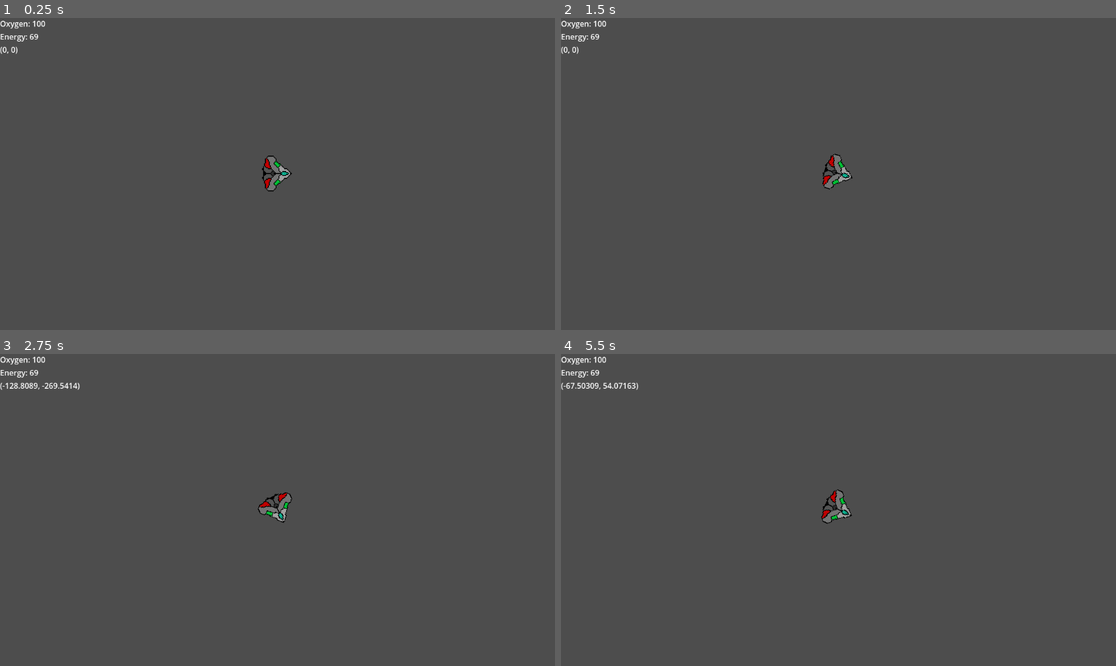
Above: before the commit, frames 1-4 (two rows, left to right).
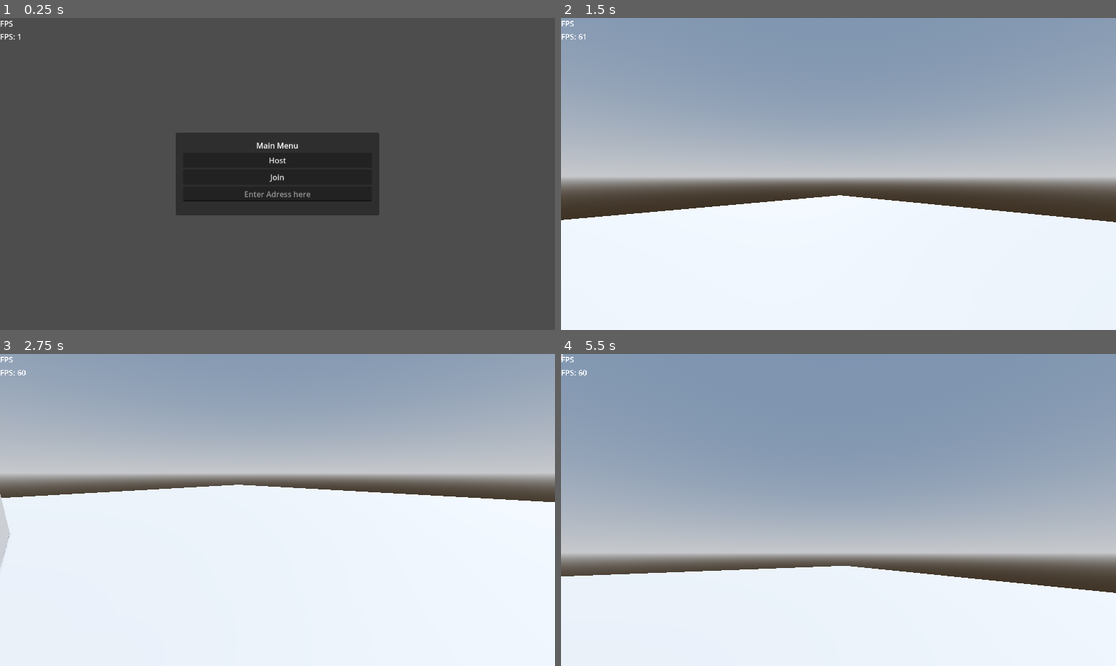
Above: after the commit, the same moments.

Repository: CapybaraIsSwagDev/EndIsNear
Game: Godot game, scene res://Scenes/World.tscn
Same seed, same stepped clock (60 frames per second), same inputs: the game is played once before the commit and once after it. Before the commit the project starts from res://World.tscn.
Inputs (mouse positions are in pixels of both pictures, inside the frame that each line leads up to):
- Up to frame 1 (0.25 s): no input
- Up to frame 2 (1.5 s): click (838, 161) at 0.5 s, where only the run after the commit has a clickable "Host"; tap Enter at 1.25 s; move the mouse to (960, 158) at 1.27 s; hold D (right) from 1.28 s (still down); tap Space (space, bound only after the commit) at 1.35 s
- Up to frame 3 (2.75 s): move the mouse to (166, 525) at 2.02 s; release D (right) at 2.03 s; hold S (down) from 2.03 s (still down); tap Space (space, bound only after the commit) at 2.1 s
- Up to frame 4 (5.5 s): move the mouse to (894, 441) at 2.77 s; release S (down) at 2.78 s; hold D (right) 2.78-3.53 s; tap Space (space, bound only after the commit) every 0.75 s from 2.85 to 5.1 s; move the mouse to (810, 572) at 3.52 s; hold W (up) 3.53-4.28 s; move the mouse to (1005, 556) at 4.27 s; hold A (left) from 4.28 s (still down); move the mouse to (672, 463) at 5.02 s

The runs differ from the first frame. In frame 1, 9.8% of the frame differs, in the area x 0-69%, y 0-64%; in frame 2, 97%; in frame 3, 98%, in the area x 0-100%, y 0-100%; in frame 4, 97%.

Commit message:
update

Diff:
--- a/Hud.gd
+++ /dev/null
@@ -1,27 +0,0 @@
-extends CanvasLayer
-class_name ui
-
-@onready var oxygen_label = $VBoxContainer/OxygenLabel
-@onready var energy_label = $VBoxContainer/EnergyLabel
-@onready var debug = $VBoxContainer/debug
-
-
-
-
-# Called when the node enters the scene tree for the first time.
-func _ready():
-	pass
-
-# Called every frame. 'delta' is the elapsed time since the previous frame.
-func _process(delta):
-	pass
-
-# Updates Labels like Oxygen and Energy
-func _update_labels(Oxygen,Energy,speed):
-	oxygen_label.text = "Oxygen: " + str(Oxygen)
-	energy_label.text = "Energy: " + str(Energy)
-	debug.text = str(speed)
-
-
-func _on_body_update_stats(Oxygen, Energy,speed):
-	_update_labels(Oxygen,Energy,speed)
--- a/Hud.tscn
+++ /dev/null
@@ -1,22 +0,0 @@
-[gd_scene load_steps=2 format=3 uid="uid://5nsootdrqjnb"]
-
-[ext_resource type="Script" path="res://Hud.gd" id="1_qybmk"]
-
-[node name="CanvasLayer" type="CanvasLayer"]
-script = ExtResource("1_qybmk")
-
-[node name="VBoxContainer" type="VBoxContainer" parent="."]
-offset_right = 40.0
-offset_bottom = 40.0
-
-[node name="OxygenLabel" type="Label" parent="VBoxContainer"]
-layout_mode = 2
-text = "Oxygen"
-
-[node name="EnergyLabel" type="Label" parent="VBoxContainer"]
-layout_mode = 2
-text = "Energy"
-
-[node name="debug" type="Label" parent="VBoxContainer"]
-layout_mode = 2
-text = "Energy"
--- /dev/null
+++ b/Scenes/Hud.tscn
@@ -0,0 +1,20 @@
+[gd_scene load_steps=2 format=3 uid="uid://5nsootdrqjnb"]
+
+[ext_resource type="Script" path="res://Scripts/Hud.gd" id="1_qybmk"]
+
+[node name="CanvasLayer" type="CanvasLayer"]
+script = ExtResource("1_qybmk")
+
+[node name="VBoxContainer" type="VBoxContainer" parent="."]
+offset_right = 40.0
+offset_bottom = 40.0
+
+[node name="FPS" type="Label" parent="VBoxContainer"]
+layout_mode = 2
+text = "FPS
+"
+
+[node name="debug" type="Label" parent="VBoxContainer"]
+layout_mode = 2
+text = "DEBUG
+"
--- /dev/null
+++ b/Scenes/Player.tscn
@@ -0,0 +1,32 @@
+[gd_scene load_steps=5 format=3 uid="uid://bidqxq3mf08qh"]
+
+[ext_resource type="Script" path="res://Scripts/player.gd" id="1_mapdl"]
+
+[sub_resource type="CapsuleShape3D" id="CapsuleShape3D_gq1vl"]
+
+[sub_resource type="CapsuleMesh" id="CapsuleMesh_mdla3"]
+
+[sub_resource type="SceneReplicationConfig" id="SceneReplicationConfig_a55le"]
+properties/0/path = NodePath(".:position")
+properties/0/spawn = true
+properties/0/replication_mode = 1
+properties/1/path = NodePath(".:rotation")
+properties/1/spawn = true
+properties/1/replication_mode = 1
+
+[node name="CharacterBody3D" type="CharacterBody3D"]
+script = ExtResource("1_mapdl")
+
+[node name="collison" type="CollisionShape3D" parent="."]
+shape = SubResource("CapsuleShape3D_gq1vl")
+
+[node name="body" type="MeshInstance3D" parent="."]
+mesh = SubResource("CapsuleMesh_mdla3")
+
+[node name="Head" type="Node3D" parent="."]
+transform = Transform3D(1, 0, 0, 0, 1, 0, 0, 0, 1, 0, 0.532903, 0)
+
+[node name="Camera" type="Camera3D" parent="Head"]
+
+[node name="MultiplayerSynchronizer" type="MultiplayerSynchronizer" parent="."]
+replication_config = SubResource("SceneReplicationConfig_a55le")
--- /dev/null
+++ b/Scenes/TitleMenu.tscn
@@ -0,0 +1,9 @@
+[gd_scene format=3 uid="uid://ba5ctbobkk2jy"]
+
+[node name="Control" type="Control"]
+layout_mode = 3
+anchors_preset = 15
+anchor_right = 1.0
+anchor_bottom = 1.0
+grow_horizontal = 2
+grow_vertical = 2
--- /dev/null
+++ b/Scenes/World.gd
@@ -0,0 +1,36 @@
+extends Node3D
+
+@onready var address_entry = $MainMenu/MarginContainer/VBoxContainer/AddressEntry
+@onready var main_menu = $MainMenu
+
+const Player = preload("res://Scenes/Player.tscn")
+const PORT = 6969
+var enet_peer = ENetMultiplayerPeer.new()
+
+# Called when the node enters the scene tree for the first time.
+func _ready():
+	pass # Replace with function body.
+
+
+# Called every frame. 'delta' is the elapsed time since the previous frame.
+func _process(delta):
+	pass
+
+
+func _on_host_button_pressed():
+	main_menu.hide()
+	enet_peer.create_server(PORT)
+	multiplayer.multiplayer_peer = enet_peer
+	multiplayer.peer_connected.connect(add_player)
+	add_player(multiplayer.get_unique_id())
+
+func _on_join_button_pressed():
+	main_menu.hide()
+	enet_peer.create_client("localhost",PORT)
+
+	multiplayer.multiplayer_peer = enet_peer
+
+func add_player(peer_id):
+	var player = Player.instantiate()
+	player.name =str(peer_id)
+	add_child(player)
--- /dev/null
+++ b/Scenes/World.tscn
@@ -0,0 +1,86 @@
+[gd_scene load_steps=8 format=3 uid="uid://ctu2syucdc37v"]
+
+[ext_resource type="Script" path="res://Scenes/World.gd" id="1_mvad4"]
+[ext_resource type="PackedScene" uid="uid://cnliwnq6nl144" path="res://Scenes/ground.tscn" id="1_u4usb"]
+[ext_resource type="PackedScene" uid="uid://bi5kw8y2gc00a" path="res://Scenes/house.tscn" id="3_djr84"]
+[ext_resource type="PackedScene" uid="uid://5nsootdrqjnb" path="res://Scenes/Hud.tscn" id="4_vj1ai"]
+
+[sub_resource type="ProceduralSkyMaterial" id="ProceduralSkyMaterial_1qqtu"]
+sky_horizon_color = Color(0.64625, 0.65575, 0.67075, 1)
+ground_horizon_color = Color(0.64625, 0.65575, 0.67075, 1)
+
+[sub_resource type="Sky" id="Sky_pnssq"]
+sky_material = SubResource("ProceduralSkyMaterial_1qqtu")
+
+[sub_resource type="Environment" id="Environment_p3vis"]
+background_mode = 2
+sky = SubResource("Sky_pnssq")
+tonemap_mode = 2
+glow_enabled = true
+
+[node name="Node3D" type="Node3D"]
+transform = Transform3D(1, 0, 0, 0, 1, 0, 0, 0, 1, 0, 1, -1)
+script = ExtResource("1_mvad4")
+
+[node name="WorldEnvironment" type="WorldEnvironment" parent="."]
+environment = SubResource("Environment_p3vis")
+
+[node name="DirectionalLight3D" type="DirectionalLight3D" parent="."]
+transform = Transform3D(-0.866023, -0.433016, 0.250001, 0, 0.499998, 0.866027, -0.500003, 0.749999, -0.43301, 0, 0, 0)
+shadow_enabled = true
+
+[node name="StaticBody3D" parent="." instance=ExtResource("1_u4usb")]
+transform = Transform3D(32.45, 0, 0, 0, 1, 0, 0, 0, 31.466, -0.141294, -1.42561, 0.454387)
+
+[node name="House" parent="." instance=ExtResource("3_djr84")]
+transform = Transform3D(1, 0, 0, 0, 1, 0, 0, 0, 1, 1.38868, 4.00806, 7.88929)
+
+[node name="CanvasLayer" parent="." instance=ExtResource("4_vj1ai")]
+
+[node name="MainMenu" type="PanelContainer" parent="."]
+anchors_preset = 15
+anchor_right = 1.0
+anchor_bottom = 1.0
+offset_left = 365.0
+offset_top = 238.0
+offset_right = -365.0
+offset_bottom = -238.0
+grow_horizontal = 2
+grow_vertical = 2
+
+[node name="MarginContainer" type="MarginContainer" parent="MainMenu"]
+layout_mode = 2
+theme_override_constants/margin_left = 15
+theme_override_constants/margin_top = 15
+theme_override_constants/margin_right = 15
+theme_override_constants/margin_bottom = 15
+
+[node name="VBoxContainer" type="VBoxContainer" parent="MainMenu/MarginContainer"]
+layout_mode = 2
+
+[node name="Label" type="Label" parent="MainMenu/MarginContainer/VBoxContainer"]
+layout_mode = 2
+text = "Main Menu"
+horizontal_alignment = 1
+
+[node name="HostButton" type="Button" parent="MainMenu/MarginContainer/VBoxContainer"]
+layout_mode = 2
+text = "Host"
+
+[node name="JoinButton" type="Button" parent="MainMenu/MarginContainer/VBoxContainer"]
+layout_mode = 2
+text = "Join"
+
+[node name="AddressEntry" type="LineEdit" parent="MainMenu/MarginContainer/VBoxContainer"]
+layout_mode = 2
+placeholder_text = "Enter Adress here"
+alignment = 1
+
+[node name="MultiplayerSpawner" type="MultiplayerSpawner" parent="."]
+_spawnable_scenes = PackedStringArray("res://Scenes/Player.tscn")
+spawn_path = NodePath("..")
+
+[connection signal="pressed" from="MainMenu/MarginContainer/VBoxContainer/HostButton" to="." method="_on_host_button_pressed"]
+[connection signal="pressed" from="MainMenu/MarginContainer/VBoxContainer/JoinButton" to="." method="_on_join_button_pressed"]
+
+[editable path="CanvasLayer"]
--- /dev/null
+++ b/Scenes/ground.tscn
@@ -0,0 +1,13 @@
+[gd_scene load_steps=3 format=3 uid="uid://cnliwnq6nl144"]
+
+[sub_resource type="BoxMesh" id="BoxMesh_nvabg"]
+
+[sub_resource type="BoxShape3D" id="BoxShape3D_ohwjm"]
+
+[node name="StaticBody3D" type="StaticBody3D"]
+
+[node name="MeshInstance3D" type="MeshInstance3D" parent="."]
+mesh = SubResource("BoxMesh_nvabg")
+
+[node name="CollisionShape3D" type="CollisionShape3D" parent="."]
+shape = SubResource("BoxShape3D_ohwjm")
--- /dev/null
+++ b/Scenes/house.tscn
@@ -0,0 +1,22 @@
+[gd_scene load_steps=4 format=3 uid="uid://bi5kw8y2gc00a"]
+
+[sub_resource type="BoxMesh" id="BoxMesh_fagwp"]
+
+[sub_resource type="PrismMesh" id="PrismMesh_lmi3f"]
+
+[sub_resource type="BoxShape3D" id="BoxShape3D_stehh"]
+
+[node name="House" type="StaticBody3D"]
+
+[node name="Body" type="MeshInstance3D" parent="."]
+transform = Transform3D(10, 0, 0, 0, 10, 0, 0, 0, 10, 0, 0, 0)
+mesh = SubResource("BoxMesh_fagwp")
+
+[node name="Roof" type="MeshInstance3D" parent="."]
+transform = Transform3D(11, 0, 0, 0, 5.5, 0, 0, 0, 11, 0, 7.5, 0)
+mesh = SubResource("PrismMesh_lmi3f")
+skeleton = NodePath("../Body")
+
+[node name="Body Collision" type="CollisionShape3D" parent="."]
+transform = Transform3D(10, 0, 0, 0, 10, 0, 0, 0, 10, 0, 0, 0)
+shape = SubResource("BoxShape3D_stehh")
--- /dev/null
+++ b/Scripts/Hud.gd
@@ -0,0 +1,23 @@
+extends CanvasLayer
+class_name ui
+
+@onready var debug = $VBoxContainer/debug
+
+
+
+
+# Called when the node enters the scene tree for the first time.
+func _ready():
+	pass
+
+# Called every frame. 'delta' is the elapsed time since the previous frame.
+func _process(delta):
+	debug.text = "FPS: "+str(Engine.get_frames_per_second())
+
+# Updates Labels like Oxygen and Energy
+func _update_ui():
+	pass
+
+
+func _on_body_update_stats(Oxygen, Energy,speed):
+	pass
--- /dev/null
+++ b/Scripts/player.gd
@@ -0,0 +1,47 @@
+extends CharacterBody3D
+
+@onready var head = $Head
+@onready var camera = $Head/Camera
+
+
+const SPEED = 5.0
+const JUMP_VELOCITY = 4.5
+const SENSITIVITY = 0.003
+# Get the gravity from the project settings to be synced with RigidBody nodes.
+var gravity = ProjectSettings.get_setting("physics/3d/default_gravity")
+
+func _enter_tree():
+	set_multiplayer_authority(str(name).to_int())
+func _ready():
+	if not is_multiplayer_authority(): return
+	Input.set_mouse_mode(Input.MOUSE_MODE_CAPTURED)
+	camera.current = true
+func _unhandled_input(event):
+	if not is_multiplayer_authority(): return
+	if event is InputEventMouseMotion:
+		head.rotate_y(-event.relative.x * SENSITIVITY)
+		camera.rotate_x(-event.relative.y * SENSITIVITY)
+		camera.rotation.x = clamp(camera.rotation.x,deg_to_rad(-90),deg_to_rad(90))
+
+func _physics_process(delta):
+	if not is_multiplayer_authority(): return
+	# Add the gravity.
+	if not is_on_floor():
+		velocity.y -= gravity * delta
+
+	# Handle jump.
+	if Input.is_action_just_pressed("space") and is_on_floor():
+		velocity.y = JUMP_VELOCITY
+
+	# Get the input direction and handle the movement/deceleration.
+	# As good practice, you should replace UI actions with custom gameplay actions.
+	var input_dir = Input.get_vector("left", "right", "up", "down")
+	var direction = (head.transform.basis * Vector3(input_dir.x, 0, input_dir.y)).normalized()
+	if direction:
+		velocity.x = direction.x * SPEED
+		velocity.z = direction.z * SPEED
+	else:
+		velocity.x = 0.0
+		velocity.z = 0.0
+
+	move_and_slide()
--- /dev/null
+++ b/TitleMenu.tscn
@@ -0,0 +1,40 @@
+[gd_scene format=3 uid="uid://h8ovxwckuh2g"]
+
+[node name="PanelContainer" type="PanelContainer"]
+anchors_preset = 15
+anchor_right = 1.0
+anchor_bottom = 1.0
+offset_left = 365.0
+offset_top = 238.0
+offset_right = -365.0
+offset_bottom = -238.0
+grow_horizontal = 2
+grow_vertical = 2
+
+[node name="MarginContainer" type="MarginContainer" parent="."]
+layout_mode = 2
+theme_override_constants/margin_left = 15
+theme_override_constants/margin_top = 15
+theme_override_constants/margin_right = 15
+theme_override_constants/margin_bottom = 15
+
+[node name="VBoxContainer" type="VBoxContainer" parent="MarginContainer"]
+layout_mode = 2
+
+[node name="Label" type="Label" parent="MarginContainer/VBoxContainer"]
+layout_mode = 2
+text = "Main Menu"
+horizontal_alignment = 1
+
+[node name="HostButton" type="Button" parent="MarginContainer/VBoxContainer"]
+layout_mode = 2
+text = "Host"
+
+[node name="JoinButton" type="Button" parent="MarginContainer/VBoxContainer"]
+layout_mode = 2
+text = "Join"
+
+[node name="AddressEntry" type="LineEdit" parent="MarginContainer/VBoxContainer"]
+layout_mode = 2
+placeholder_text = "Enter Adress here"
+alignment = 1
--- a/World.tscn
+++ /dev/null
@@ -1,17 +0,0 @@
-[gd_scene load_steps=4 format=3 uid="uid://cpisrkjb7nq37"]
-
-[ext_resource type="PackedScene" uid="uid://bidqxq3mf08qh" path="res://player.tscn" id="1_q84tc"]
-[ext_resource type="PackedScene" uid="uid://c6kqp74d81uq6" path="res://ship.tscn" id="2_a2ws2"]
-[ext_resource type="PackedScene" uid="uid://5nsootdrqjnb" path="res://Hud.tscn" id="3_1q4xd"]
-
-[node name="Node2D" type="Node2D"]
-
-[node name="Node2D" parent="." instance=ExtResource("2_a2ws2")]
-position = Vector2(892, 310)
-
-[node name="CanvasLayer" parent="." instance=ExtResource("3_1q4xd")]
-
-[node name="Body" parent="." instance=ExtResource("1_q84tc")]
-position = Vector2(536, 328)
-
-[connection signal="UpdateStats" from="Body" to="CanvasLayer" method="_on_body_update_stats"]
--- a/enemy.tscn
+++ /dev/null
@@ -1,10 +0,0 @@
-[gd_scene load_steps=3 format=3 uid="uid://cdb7u3qx80wvu"]
-
-[ext_resource type="Script" path="res://Node2D.gd" id="1_pj8f2"]
-[ext_resource type="Texture2D" uid="uid://bai3kqds64nxr" path="res://assets/Ship.png" id="2_lit5n"]
-
-[node name="Node2D" type="Node2D"]
-script = ExtResource("1_pj8f2")
-
-[node name="Sprite2D" type="Sprite2D" parent="."]
-texture = ExtResource("2_lit5n")
--- a/node_2d.tscn
+++ /dev/null
@@ -1,3 +0,0 @@
-[gd_scene format=3 uid="uid://cx8p64wvov5gc"]
-
-[node name="Node2D" type="Node2D"]
--- a/player.gd
+++ /dev/null
@@ -1,38 +0,0 @@
-extends CharacterBody2D
-class_name player
-
-signal UpdateStats(Oxygen,Energy,speed)
-
-var Oxygen = 100
-var Energy = 69
-
-
-var MaxSpeed = 80 # move speed in pixels/sec
-var Acclereration = 10
-var friction = 1
-var rotation_speed = 1.5  # turning speed in radians/sec
-var vel = Vector2(0,0)
-# Called every frame. 'delta' is the elapsed time since the previous frame.
-func _process(delta):
-	emit_signal("UpdateStats",Oxygen,Energy,velocity)
-
-func _physics_process(delta):
-	var move_input = Input.get_axis("down", "up")
-	var rotation_direction = Input.get_axis("left", "right")
-	velocity = velocity + (transform.x * move_input * Acclereration)
-	var current_speed = velocity.length()
-		# Calculate friction force
-	var friction_force = velocity * -friction
-	# Update velocity
-	var new_vel = velocity + friction_force * delta
-
-	# Ensure velocity doesn't reverse direction due to friction # MAGIC CODE FROM CHATGPT
-	if current_speed > 0 and new_vel.length() > current_speed:
-		new_vel = Vector2(0, 0)
-	#End of magic code
-	if current_speed > MaxSpeed:
-		velocity = velocity.normalized() * MaxSpeed
-
-	rotation += rotation_direction * rotation_speed * delta # rotates ship
-	velocity = new_vel
-	move_and_slide()
--- a/player.tscn
+++ /dev/null
@@ -1,21 +0,0 @@
-[gd_scene load_steps=4 format=3 uid="uid://bidqxq3mf08qh"]
-
-[ext_resource type="Texture2D" uid="uid://c5ouuimjteonh" path="res://assets/PlayerShip.png" id="1_0yk3g"]
-[ext_resource type="Script" path="res://player.gd" id="1_4pb27"]
-
-[sub_resource type="RectangleShape2D" id="RectangleShape2D_hoe66"]
-size = Vector2(6.4, 7.4)
-
-[node name="Body" type="CharacterBody2D"]
-script = ExtResource("1_4pb27")
-
-[node name="Collision" type="CollisionShape2D" parent="."]
-position = Vector2(-1, -0.499999)
-scale = Vector2(5, 5)
-shape = SubResource("RectangleShape2D_hoe66")
-
-[node name="Sprite" type="Sprite2D" parent="."]
-texture = ExtResource("1_0yk3g")
-
-[node name="Camera2D" type="Camera2D" parent="."]
-zoom = Vector2(2, 2)
--- a/project.godot
+++ b/project.godot
@@ -11,8 +11,9 @@
 [application]
 
 config/name="End Is Near"
-run/main_scene="res://World.tscn"
+run/main_scene="res://Scenes/World.tscn"
 config/features=PackedStringArray("4.2", "Forward Plus")
+boot_splash/image="res://assets/prototypr/Dark/texture_10.png"
 config/icon="res://icon.svg"
 
 [input]
@@ -37,6 +38,11 @@
 "events": [Object(InputEventKey,"resource_local_to_scene":false,"resource_name":"","device":-1,"window_id":0,"alt_pressed":false,"shift_pressed":false,"ctrl_pressed":false,"meta_pressed":false,"pressed":false,"keycode":0,"physical_keycode":68,"key_label":0,"unicode":100,"echo":false,"script":null)
 ]
 }
+space={
+"deadzone": 0.5,
+"events": [Object(InputEventKey,"resource_local_to_scene":false,"resource_name":"","device":-1,"window_id":0,"alt_pressed":false,"shift_pressed":false,"ctrl_pressed":false,"meta_pressed":false,"pressed":false,"keycode":0,"physical_keycode":32,"key_label":0,"unicode":32,"echo":false,"script":null)
+]
+}
 
 [rendering]
 
--- a/ship.tscn
+++ /dev/null
@@ -1,9 +0,0 @@
-[gd_scene load_steps=2 format=3 uid="uid://c6kqp74d81uq6"]
-
-[ext_resource type="Texture2D" uid="uid://dv2a8t58kiyfi" path="res://assets/mainShip.png" id="1_vbjgt"]
-
-[node name="Node2D" type="Node2D"]
-position = Vector2(557, 295)
-
-[node name="Sprite2D" type="Sprite2D" parent="."]
-texture = ExtResource("1_vbjgt")
Renamed: Node2D.gd -> Scripts/Node2D.gd
Binary file added: assets/prototypr/Dark/texture_01.png
Not shown, added: assets/prototypr/Dark/texture_01.png.import
Binary file added: assets/prototypr/Dark/texture_02.png
Not shown, added: assets/prototypr/Dark/texture_02.png.import
Binary file added: assets/prototypr/Dark/texture_03.png
Not shown, added: assets/prototypr/Dark/texture_03.png.import
Binary file added: assets/prototypr/Dark/texture_04.png
Not shown, added: assets/prototypr/Dark/texture_04.png.import
Binary file added: assets/prototypr/Dark/texture_05.png
Not shown, added: assets/prototypr/Dark/texture_05.png.import
Binary file added: assets/prototypr/Dark/texture_06.png
(and 145 more such lines)
